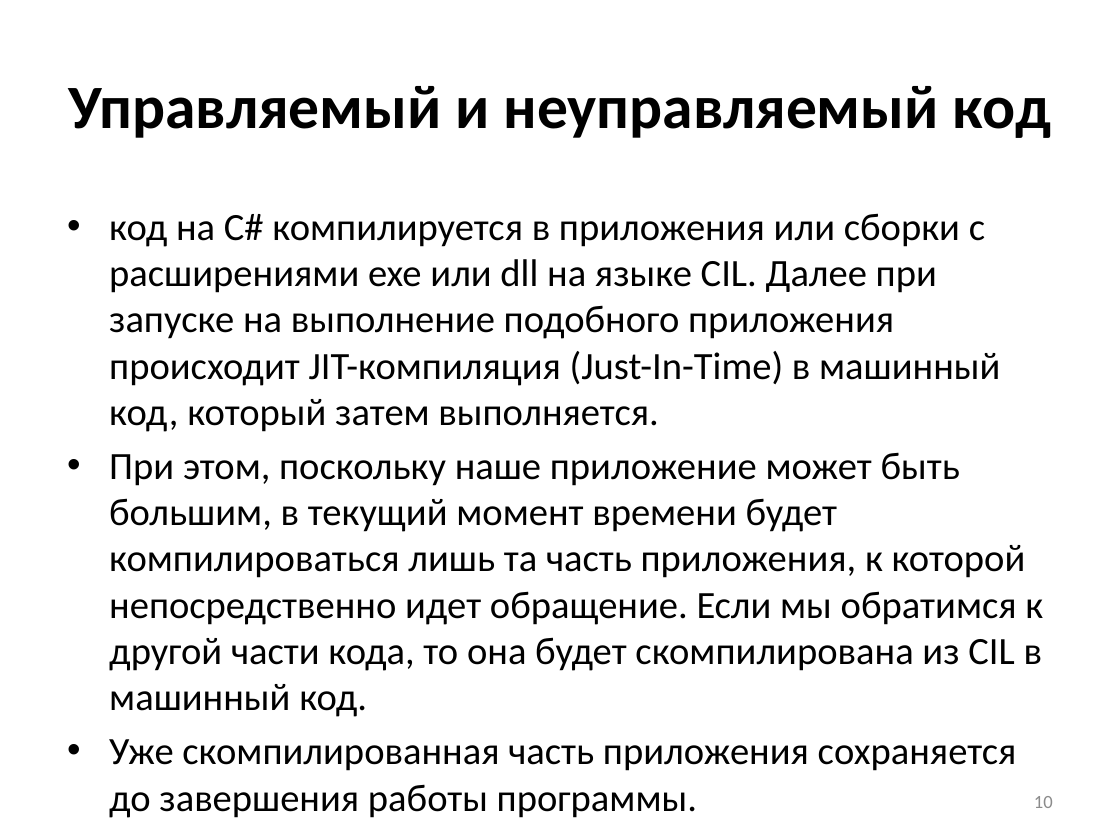
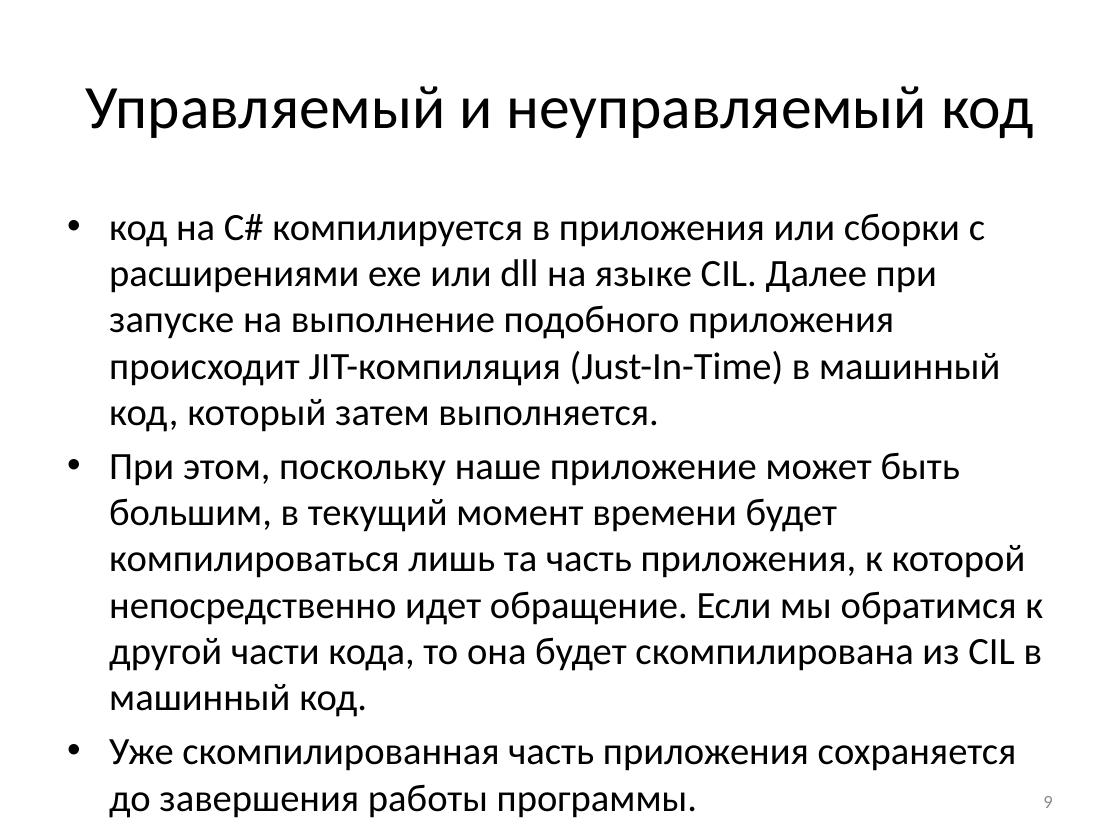
Before and after one commit to blockin90/lec_prog, a slide deck: slide 9 of Лекция 1 - ООП, модификатор доступа.pptx (slide 10 before the commit). Drawn at 1120x840 pixels with LibreOffice and Linux fonts; fonts in the diff are those of the drawing. Boxes give left, top, right and bottom in pixels: in the first picture for what was removed or moved away, otherwise in the second. Text is boxed around its words. In the diff, an @@ line names an element or a change of style, - is before the commit and + after.

```diff
--- a/Лекция 1 - ООП, модификатор доступа.pptx
+++ b/Лекция 1 - ООП, модификатор доступа.pptx
@@ title "Управляемый и неуправляемый код" at box(85, 86, 1034, 138): bold off @@
@@ page number at box(1043, 796, 1052, 808): text changed @@
-10
+9
```
Also in this commit, not shown: 7 other slides changed, 7 slides added, 3 slides removed, 3 other files.
